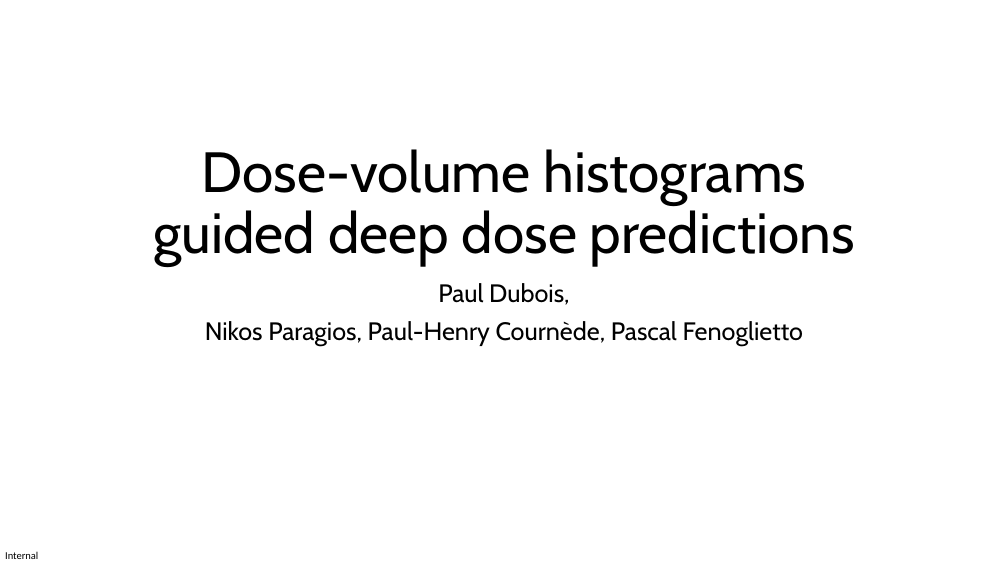
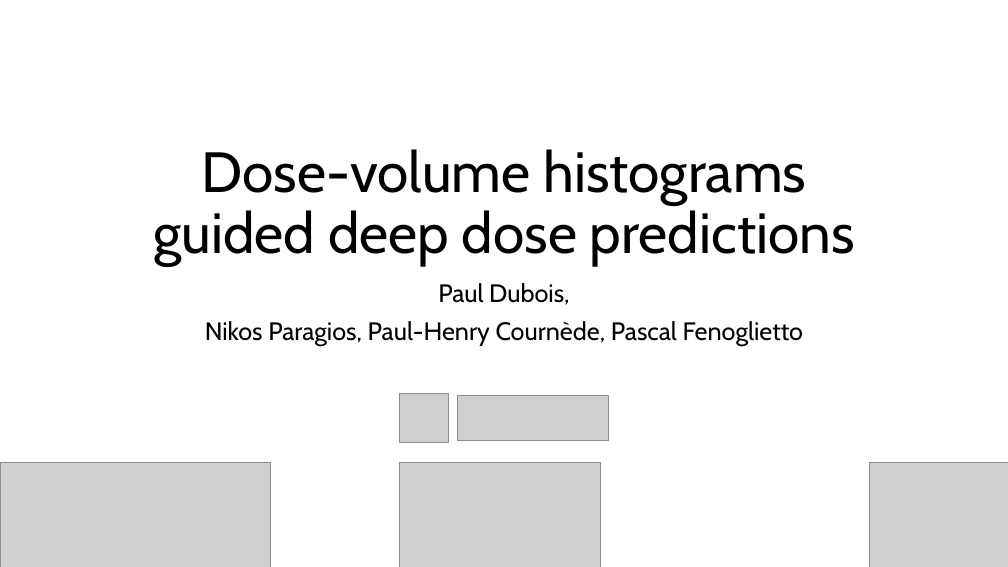
Before and after one commit to pauldubois98/AIME2024, a slide deck: slide 1 of AIME-slides.pptx. Drawn at 1008x567 pixels with LibreOffice and Linux fonts; fonts in the diff are those of the drawing; grey boxes stand for pictures. Boxes give left, top, right and bottom in pixels: in the first picture for what was removed or moved away, otherwise in the second. Text is boxed around its words. In the diff, an @@ line names an element or a change of style, - is before the commit and + after.

Commit message:
affiliations

```diff
--- a/AIME-slides.pptx
+++ b/AIME-slides.pptx
@@ picture added at (399,393,448,442) @@
@@ picture added at (458,395,609,441) @@
@@ picture added at (0,463,270,567) @@
@@ picture added at (399,463,600,567) @@
@@ picture added at (870,463,1008,567) @@
@@ text removed at (5,552,38,559) @@
-Internal
```
